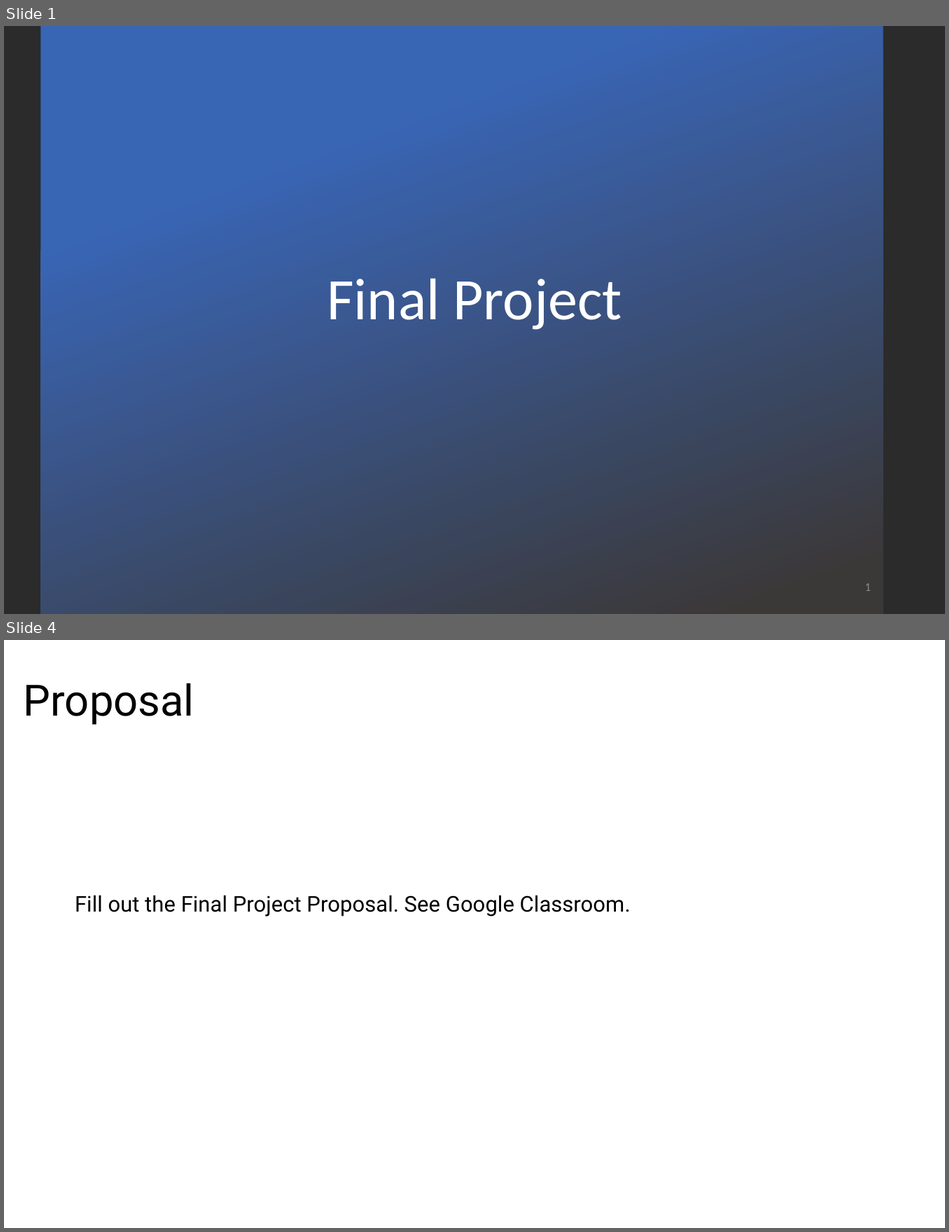
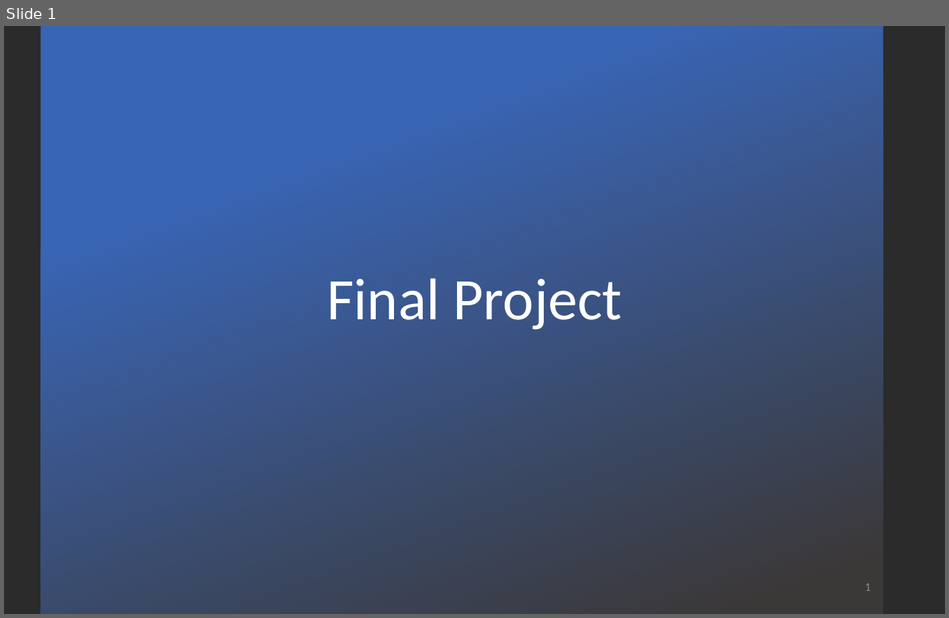
Before and after one commit to LongBaoNguyen/longbaonguyen.github.io, a slide deck: courses/apcsp/final_project.pptx. Shown one above the other, each under a label of ours: slides 1 and 4 before the commit, slide 1 after it; the slides between them are not shown. The pictures are 949x1232 and 949x618 pixels, drawn with LibreOffice and Linux fonts; fonts in the diff are those of the drawing; background and template pictures are left out; a plain dark background stands for a picture behind light text. Boxes give left, top, right and bottom in pixels: in the first picture for what was removed or moved away, otherwise in the second. Text is boxed around its words. In the diff, an @@ line names an element or a change of style, - is before the commit and + after.

```diff
--- a/courses/apcsp/final_project.pptx
+++ b/courses/apcsp/final_project.pptx
@@ slide 4 removed at (x1=4, y1=640, x2=945, y2=1228), background #FFFFFF @@
@@ title removed at (x1=24, y1=683, x2=194, y2=725) @@
-Proposal
@@ text removed at (x1=75, y1=895, x2=630, y2=916) @@
-  Fill out the Final Project Proposal. See Google Classroom.
```
Also in this commit, not shown: 2 slides changed, 7 other files.
